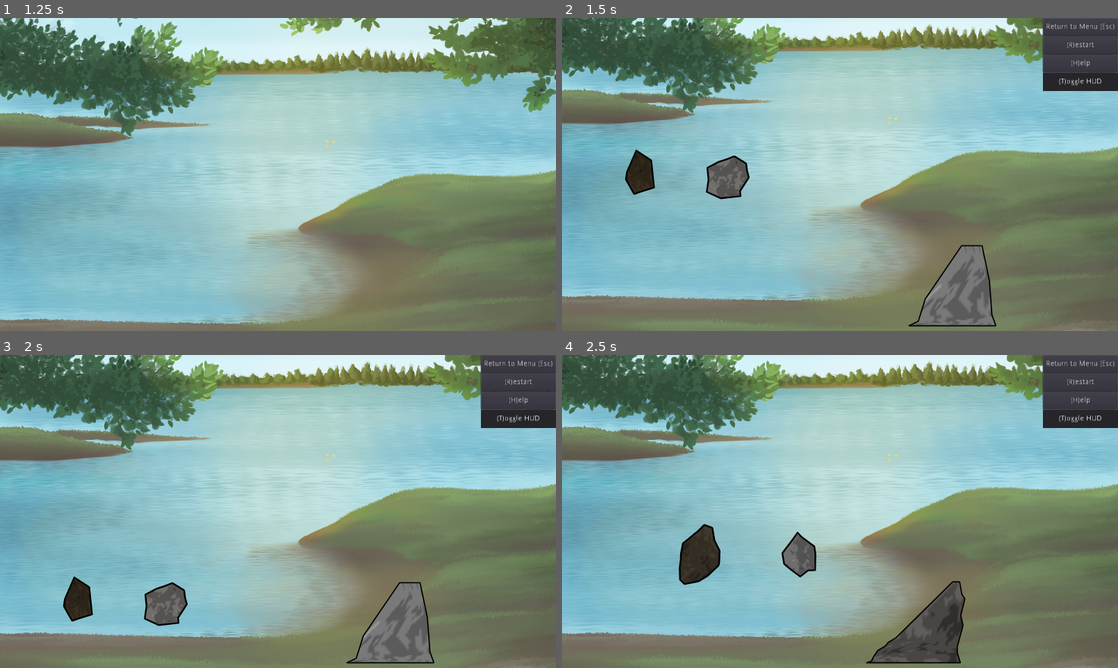
Above: before the commit, frames 1-4 (two rows, left to right).
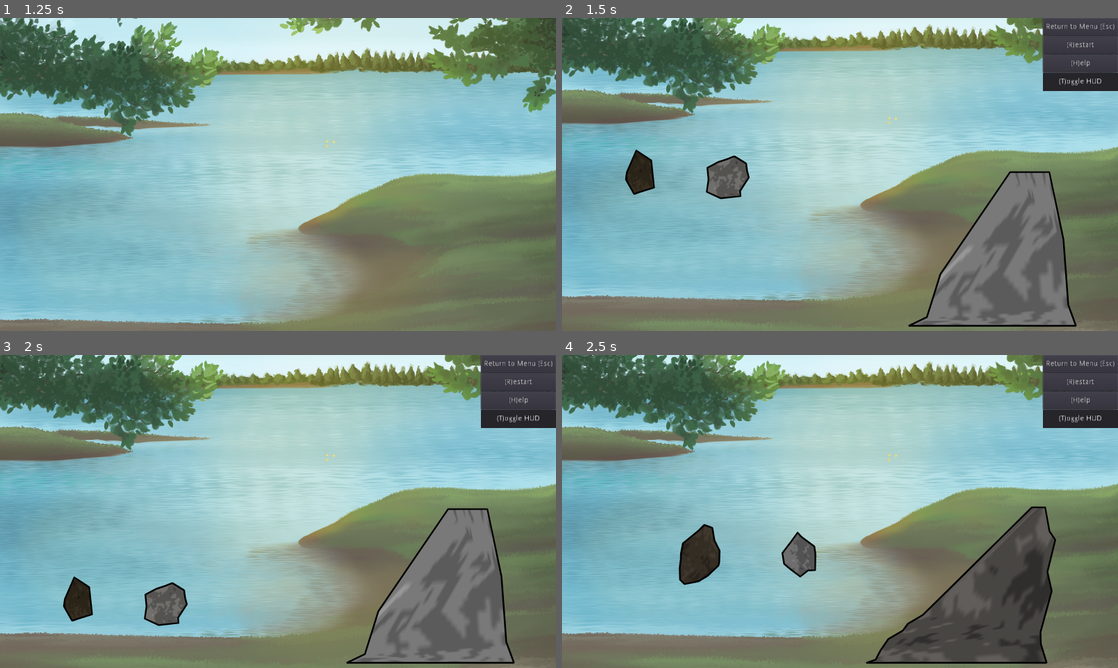
Above: after the commit, the same moments.

Repository: ebrahimebrahim/knock-the-rock
Game: Godot game, scene res://MenuScreen.tscn
The game is run twice, just before and just after one commit, with the same random seed, the same clock (stepped at 60 frames per second) and the same inputs. The engine's default icon, where the game draws it, is replaced by a stand-in: a white triangle on a blue panel in a dark square.
Inputs (mouse positions are in pixels of both pictures, inside the frame that each line leads up to):
- Up to frame 1 (1.25 s): click "Sandbox" at 0.5 s
- Up to frame 2 (1.5 s): move the mouse to (962, 158) at 1.27 s; hold T (toggle_hud) from 1.28 s (still down); click (962, 158) at 1.42 s
- Up to frame 3 (2 s): keep holding T (toggle_hud)
- Up to frame 4 (2.5 s): release T (toggle_hud) at 2 s; click "(R)estart" at 2 s

Frame 1 is identical in both runs. In frame 2, 5.7% of the frame differs, in the area x 62-93%, y 48-99%; in frame 3, 5.7%; in frame 4, 6.9%, in the area x 54-89%, y 48-99%.

Commit message:
revert boulder and floor to sibling level with bg rather than children

Diff:
--- a/ktr/GameBase.tscn
+++ b/ktr/GameBase.tscn
@@ -16,15 +16,15 @@
 "_edit_lock_": true
 }
 
-[node name="Floor" type="StaticBody2D" parent="bg"]
-position = Vector2( 0, 1168.91 )
-scale = Vector2( 1.91939, 1.91939 )
+[node name="Floor" type="StaticBody2D" parent="."]
+position = Vector2( 533, 785.002 )
+scale = Vector2( 1, 1 )
 __meta__ = {
 "_edit_group_": true,
 "_edit_lock_": true
 }
 
-[node name="CollisionShape2D" type="CollisionShape2D" parent="bg/Floor"]
+[node name="CollisionShape2D" type="CollisionShape2D" parent="Floor"]
 shape = SubResource( 1 )
 
 [node name="HUDZone" type="Control" parent="."]
--- a/ktr/GameSandbox.gd
+++ b/ktr/GameSandbox.gd
@@ -10,8 +10,8 @@
 func _ready():
 	randomize()
 	var beuld : Boulder = Boulder.new()
-	$bg.add_child(beuld)
-	beuld.set_global_position(random_point_on_line($BoulderBotRight)-beuld.bottom_right)
+	add_child(beuld)
+	beuld.set_position(random_point_on_line($BoulderBotRight)-beuld.bottom_right)
 
 	var rocks = []
 	for _i in range(2):
